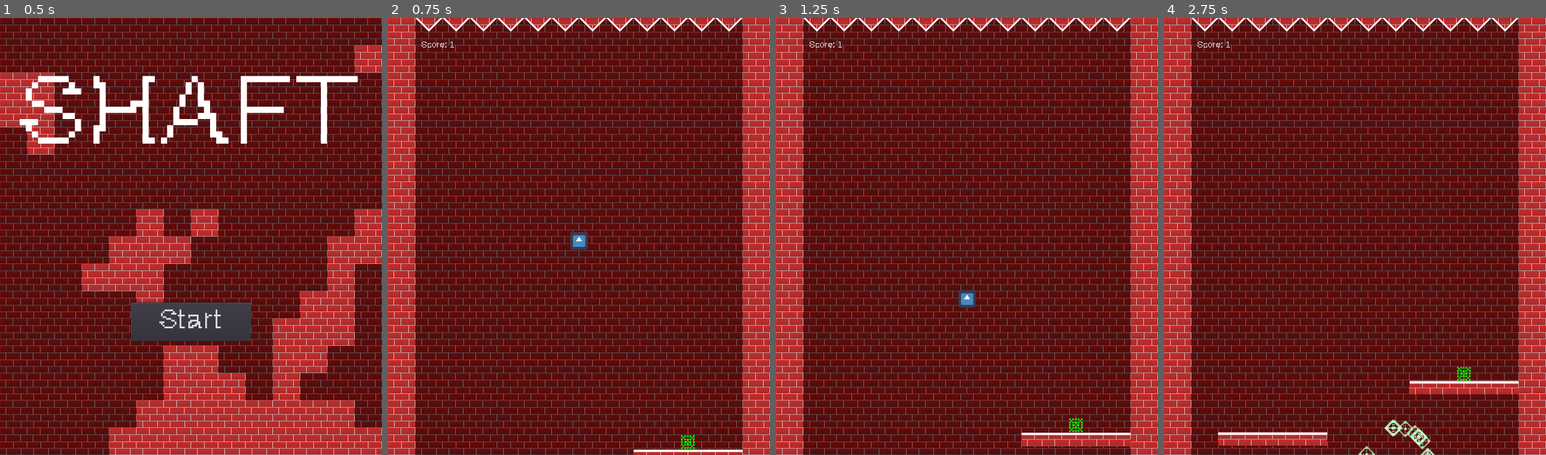
Above: before the commit, frames 1-4 (left to right).
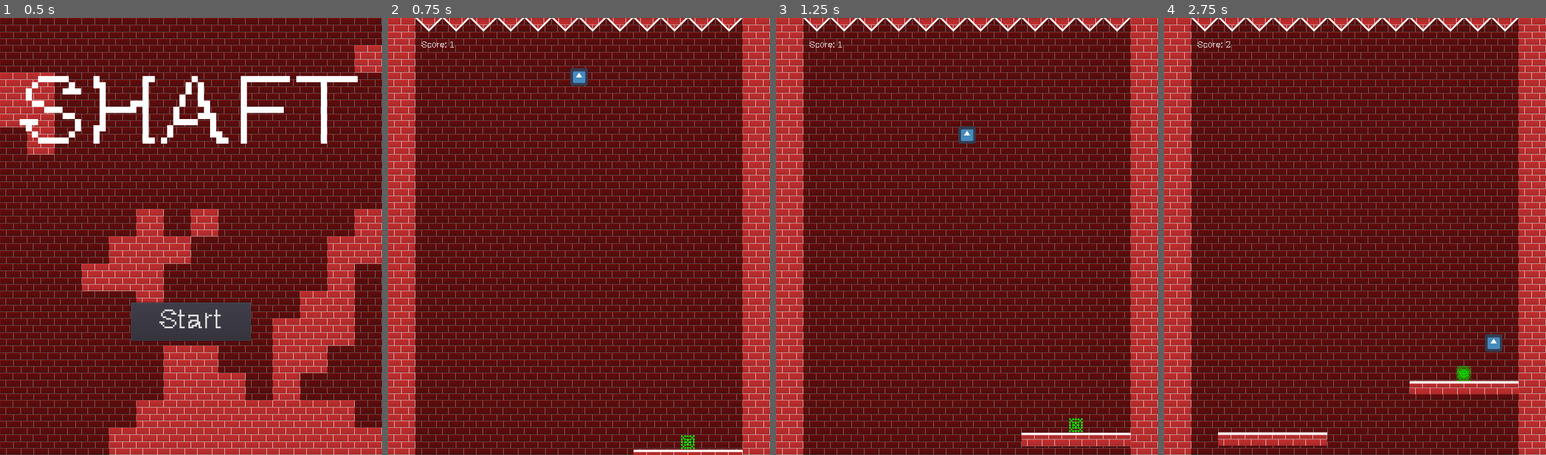
Above: after the commit, the same moments.

Repository: t-ishii/SHAFT
Game: Godot game, scene res://scenes/title/Title.tscn
The game is run twice, just before and just after one commit, with the same random seed, the same clock (stepped at 60 frames per second) and the same inputs. The engine's default icon, where the game draws it, is replaced by a stand-in: a white triangle on a blue panel in a dark square.
Inputs:
- Up to frame 1 (0.5 s): no input
- Up to frame 2 (0.75 s): click "Start" at 0.5 s
- Up to frame 3 (1.25 s): no input
- Up to frame 4 (2.75 s): hold Right (right) from 1.28 s (still down); tap Space (jump) at 1.52, 2.27 s

Frame 1 is identical in both runs. In frame 2, 0.4% of the frame differs, in the area x 47-53%, y 11-53%; in frame 3, 0.4%; in frame 4, 0.7%, in the area x 16-89%, y 5-100%.

Commit message:
Add position2d node to Main scene

Diff:
--- a/scenes/main/Main.gd
+++ b/scenes/main/Main.gd
@@ -83,4 +83,4 @@
     randomize()
     Status.score = 0
     setScore(Status.score)
-    $Player.position = Vector2(Constant.SCREEN.WIDTH / 2, Constant.SCREEN.HEIGHT / 2)
+    $Player.position = $Position2D.position
--- a/scenes/main/Main.tscn
+++ b/scenes/main/Main.tscn
@@ -86,3 +86,7 @@
 lines_skipped = 0
 max_lines_visible = -1
 _sections_unfolded = [ "custom_fonts" ]
+
+[node name="Position2D" type="Position2D" parent="."]
+position = Vector2( 350, 100 )
+_sections_unfolded = [ "Transform" ]
